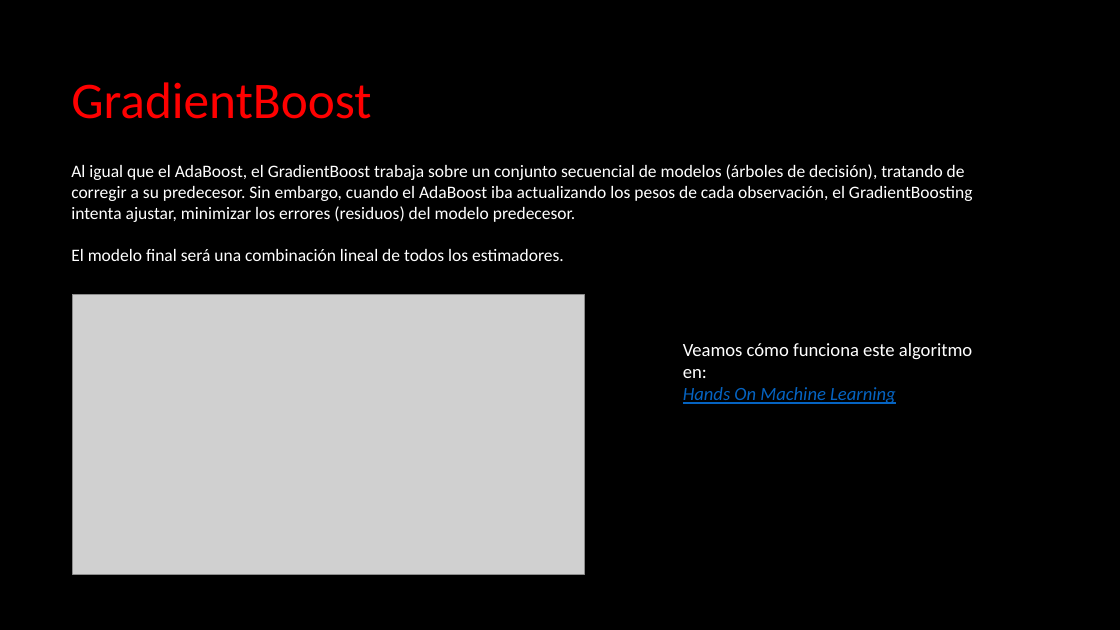
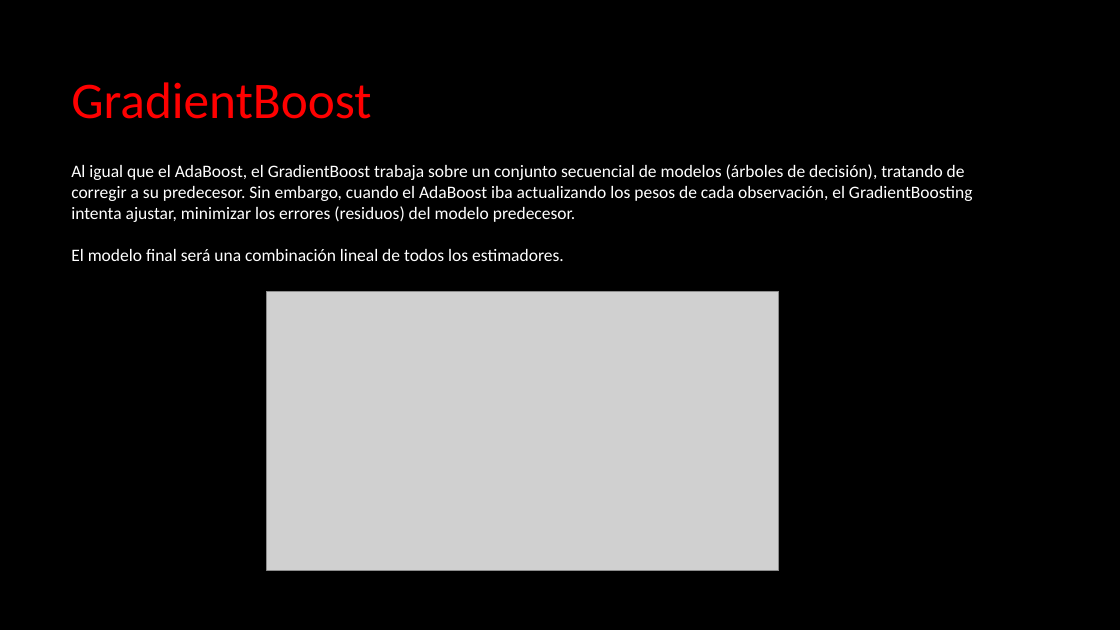
Before and after one commit to Jon3J/dsft2409_Jon_MachineLearning, a slide deck: slide 19 of 3-Machine_Learning/3-RegorClass/6-Ensembles/ML - Ensembling.pptx (slide 18 before the commit). Drawn at 1120x630 pixels with LibreOffice and Linux fonts; fonts in the diff are those of the drawing; grey boxes stand for pictures. Boxes give left, top, right and bottom in pixels: in the first picture for what was removed or moved away, otherwise in the second. Text is boxed around its words. In the diff, an @@ line names an element or a change of style, - is before the commit and + after.

```diff
--- a/3-Machine_Learning/3-RegorClass/6-Ensembles/ML - Ensembling.pptx
+++ b/3-Machine_Learning/3-RegorClass/6-Ensembles/ML - Ensembling.pptx
@@ picture: place and size @@
-picture at <box>73,295,585,575</box>
+picture at <box>267,292,779,571</box>
@@ text removed at <box>683,343,972,404</box> @@
-Veamos cómo funciona este algoritmo en:
-Hands On Machine Learning
```
Also in this commit, not shown: 2 slides added, 1 slide removed, 4 other files.
